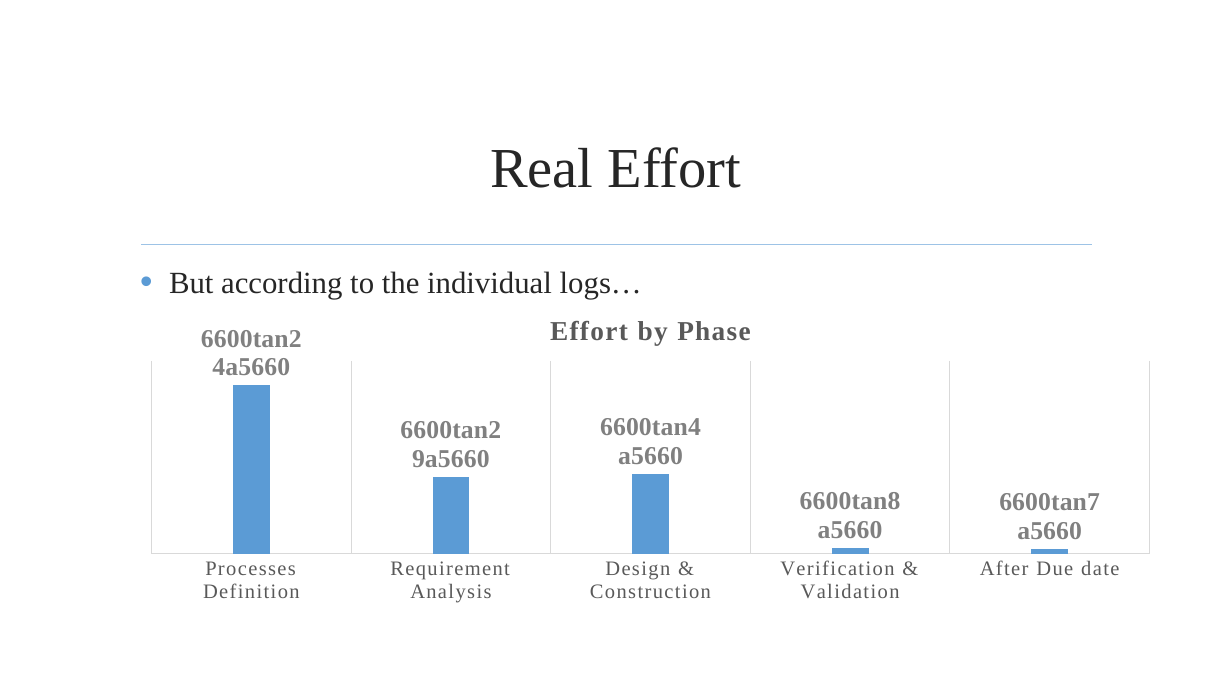
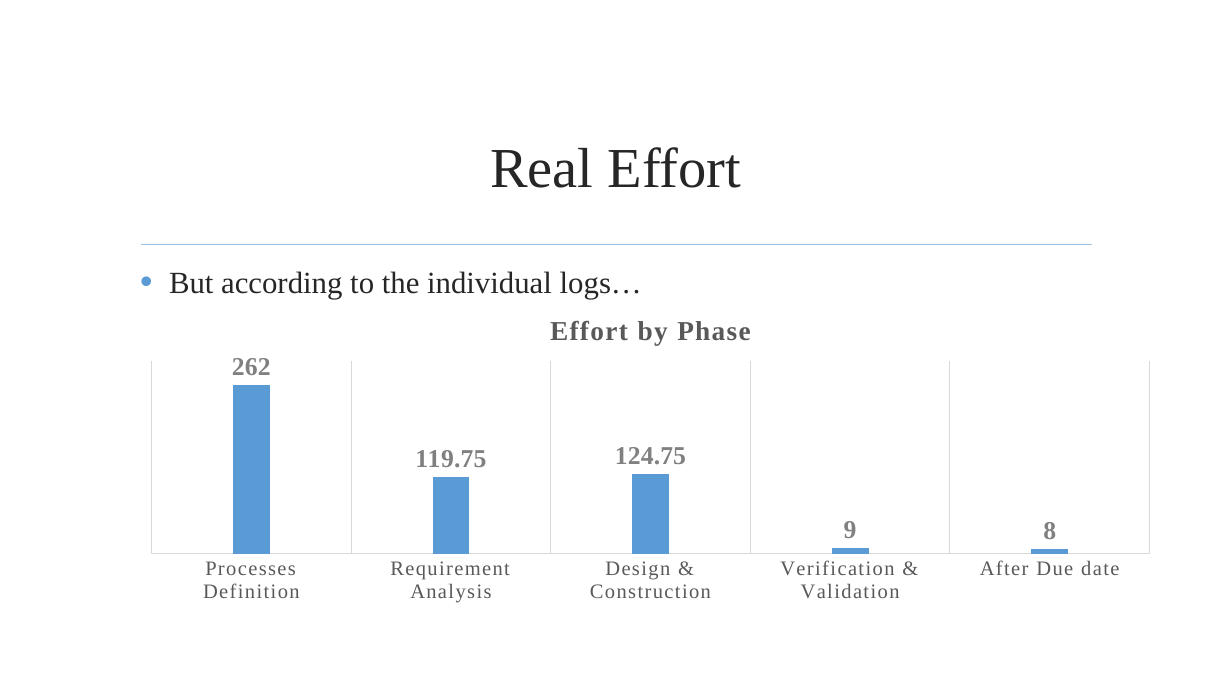
Before and after one commit to jmgirao/projetosoftware1213, a slide deck: slide 19 of Final Presentation/Presentation.pptx. Drawn at 1232x693 pixels with LibreOffice and Linux fonts; fonts in the diff are those of the drawing; background and template pictures are left out. Boxes give left, top, right and bottom in pixels: in the first picture for what was removed or moved away, otherwise in the second. Text is boxed around its words. In the diff, an @@ line names an element or a change of style, - is before the commit and + after.

```diff
--- a/Final Presentation/Presentation.pptx
+++ b/Final Presentation/Presentation.pptx
@@ column chart at [131,298,1171,610] @@
@@ title "Effort by Phase" to "Effort by Phase " @@
@@ data labels of Series 1 changed @@
@@ value axis changed @@
```
Also in this commit, not shown: 3 other slides changed.
